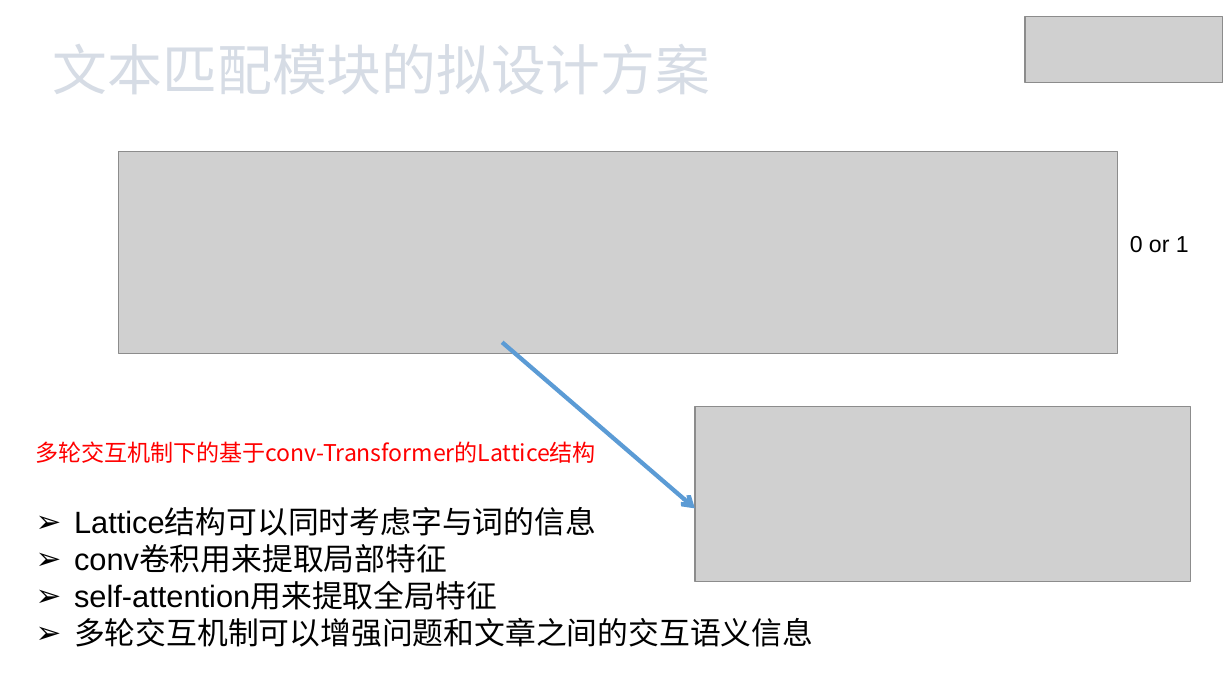
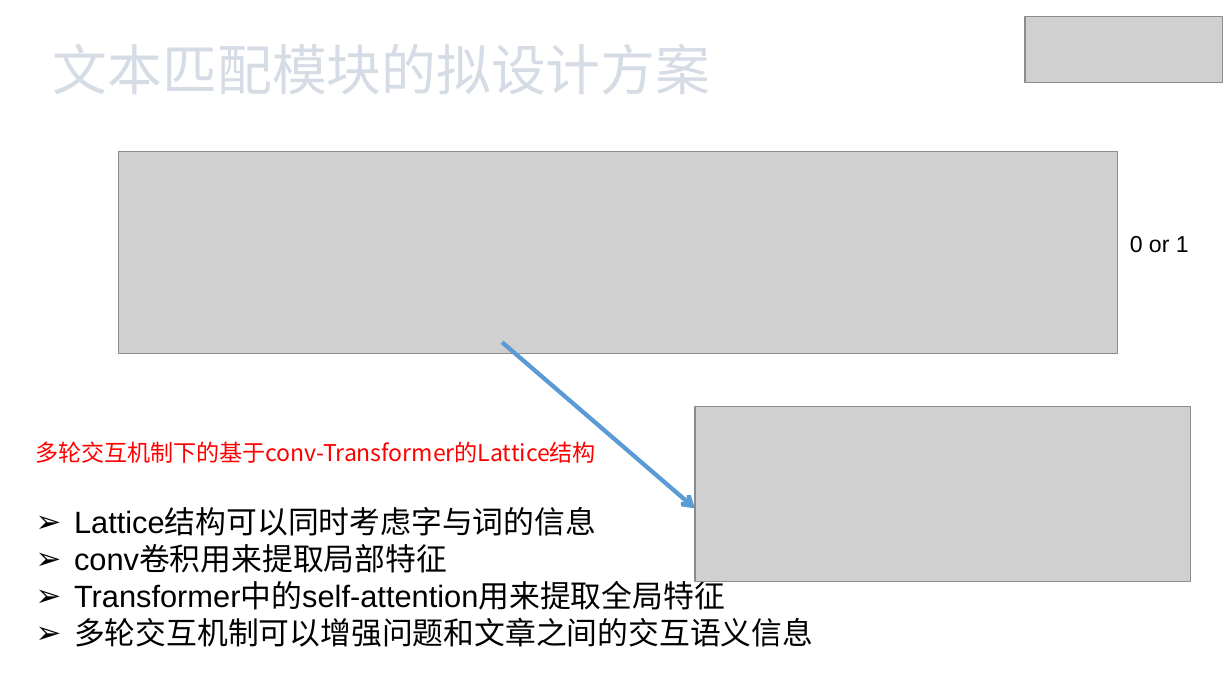
Before and after one commit to xhsun1997/ChineseMRC, a slide deck: slide 11 of 孙相会.pptx. Drawn at 1232x693 pixels with LibreOffice and Linux fonts; fonts in the diff are those of the drawing; grey boxes stand for pictures. Boxes give left, top, right and bottom in pixels: in the first picture for what was removed or moved away, otherwise in the second. Text is boxed around its words. In the diff, an @@ line names an element or a change of style, - is before the commit and + after.

```diff
--- a/孙相会.pptx
+++ b/孙相会.pptx
@@ text at [74,583,725,610]: text changed @@
-➢ self-attention用来提取全局特征
+➢ Transformer中的self-attention用来提取全局特征
```
Also in this commit, not shown: 1 slide added.
